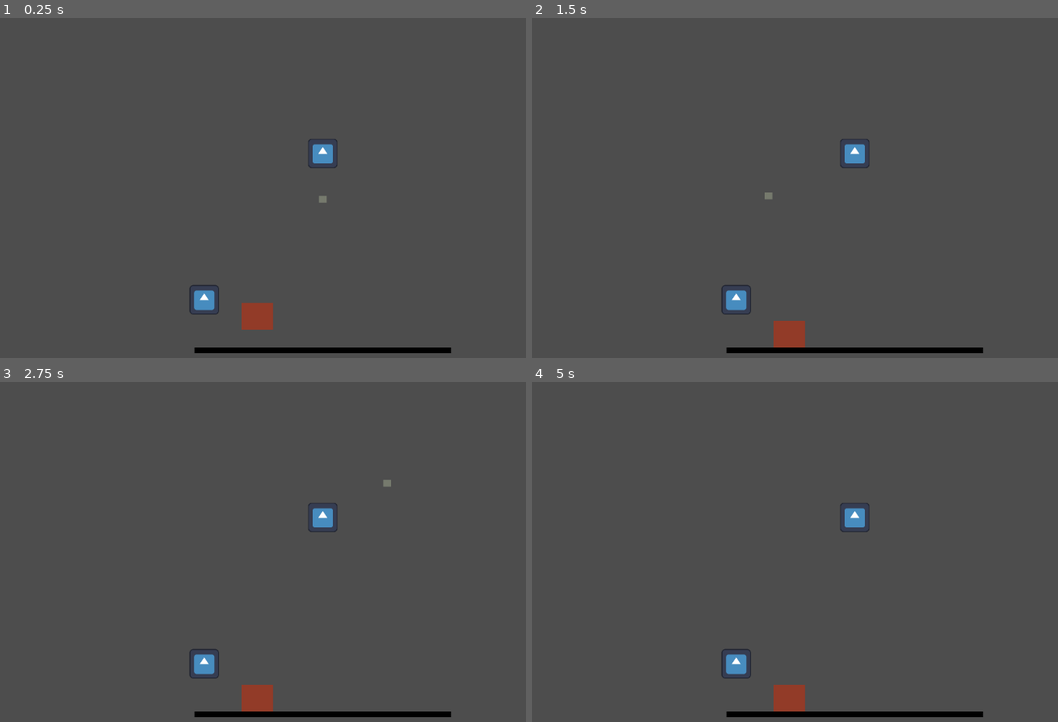
Above: before the commit, frames 1-4 (two rows, left to right).
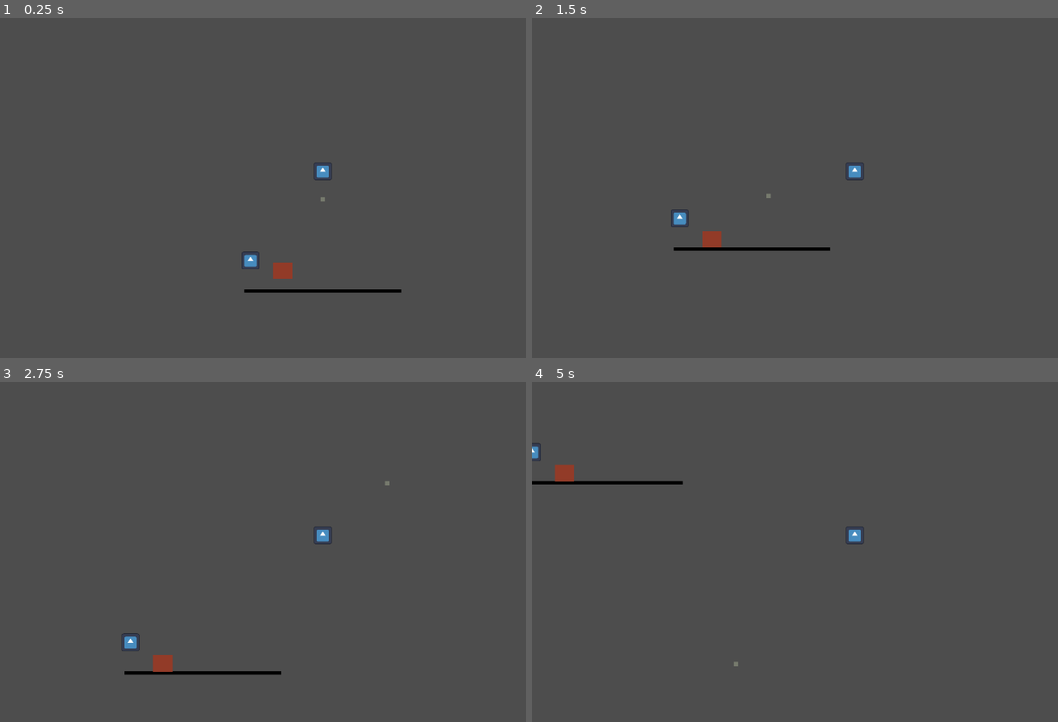
Above: after the commit, the same moments.

Repository: pradoh97/horde
Game: Godot game, scene res://level.tscn
Two runs of this game, one before a commit and one after it. Both use one fixed random seed, a clock stepped at 60 frames per second and the inputs below. The engine's default icon, where the game draws it, is replaced by a stand-in: a white triangle on a blue panel in a dark square.
Inputs (mouse positions are in pixels of both pictures, inside the frame that each line leads up to):
- Up to frame 1 (0.25 s): no input
- Up to frame 2 (1.5 s): move the mouse to (994, 181) at 0.52 s; press the mouse at (994, 181) at 0.53 s; release the mouse at (994, 181) at 1.25 s; drag from (726, 218) to (852, 154) at 1.27 s
- Up to frame 3 (2.75 s): move the mouse to (389, 484) at 2.02 s; press the mouse at (389, 484) at 2.03 s
- Up to frame 4 (5 s): release the mouse at (921, 484) at 2.75 s; drag from (821, 637) to (921, 484) at 2.77 s; move the mouse to (1047, 616) at 3.52 s; press the mouse at (1047, 616) at 3.53 s; release the mouse at (1047, 616) at 4.25 s; drag from (663, 507) to (737, 664) at 4.27 s

The runs differ from the first frame. In frame 1, 2.6% of the frame differs, in the area x 35-86%, y 35-99%; in frame 2, 2.6%; in frame 3, 2.6%, in the area x 23-86%, y 28-99%; in frame 4, 2.5%.
Error before the commit: Cannot call method 'reparent' on a null value. (res://experimental/army_leader/army.gd:23)

Commit message:
Add camera

Diff:
--- a/level.tscn
+++ b/level.tscn
@@ -29,6 +29,11 @@
 acceleration = 150.0
 deceleration_factor = 0.05
 full_stop_speed = 80.0
+max_speed_left_behind = 1200
+
+[node name="Camera2D" type="Camera2D" parent="Army"]
+position = Vector2(0, -83)
+zoom = Vector2(0.25, 0.25)
 
 [node name="Floor" type="StaticBody2D" parent="."]
 position = Vector2(0, 116)
@@ -39,10 +44,6 @@
 [node name="Sprite2D" type="Sprite2D" parent="Floor"]
 scale = Vector2(4.3671875, 24)
 texture = SubResource("GradientTexture1D_oi3di")
-
-[node name="Camera2D" type="Camera2D" parent="."]
-position = Vector2(0, -542)
-zoom = Vector2(0.41, 0.41)
 
 [node name="Mouse" type="Area2D" parent="."]
 position = Vector2(-986, -881)
